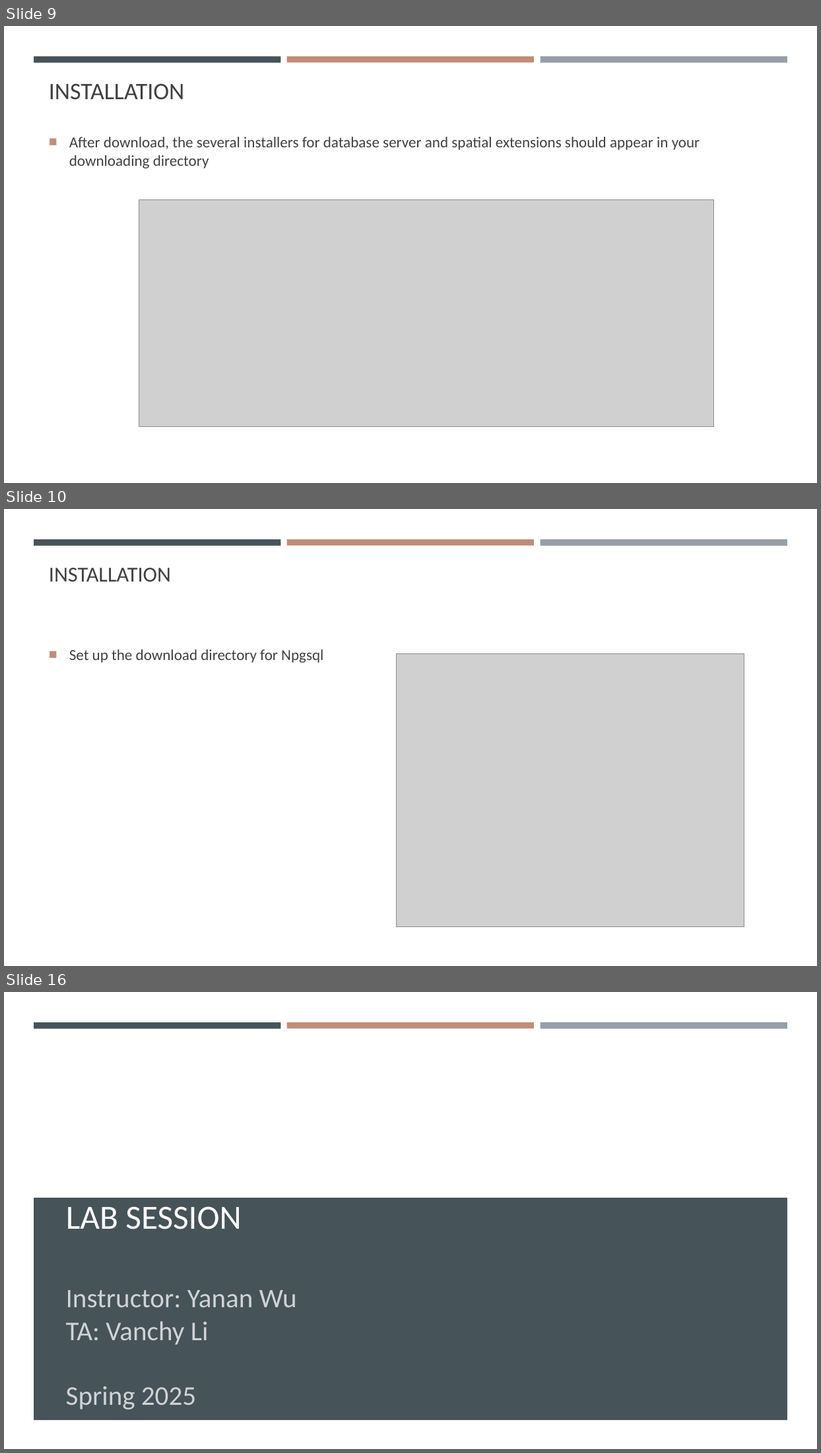
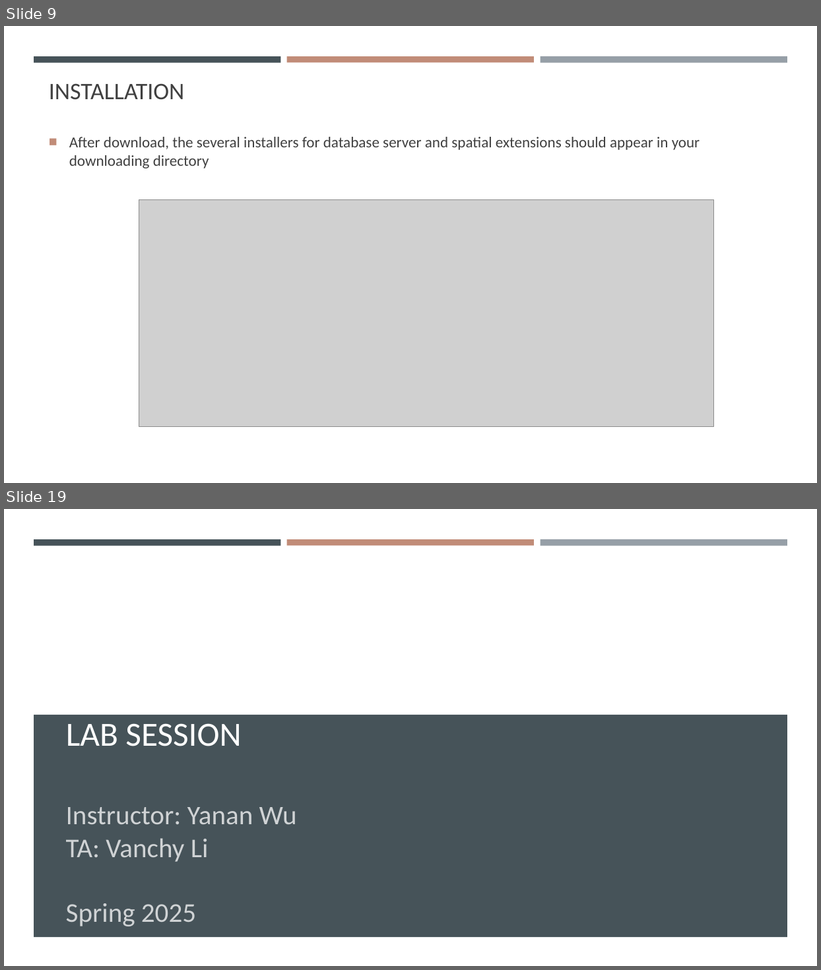
Before and after one commit to gisynw/ssj-376, a slide deck: docs/Lectures/Week02/Week02_SoftwareInstallation.pptx. Shown one above the other, each under a label of ours: slides 9, 10 and 16 before the commit, slides 9 and 19 after it; the slides between them are not shown. The pictures are 821x1453 and 821x970 pixels, drawn with LibreOffice and Linux fonts; fonts in the diff are those of the drawing; grey boxes stand for pictures; background and template pictures are left out. Boxes give left, top, right and bottom in pixels: in the first picture for what was removed or moved away, otherwise in the second. Text is boxed around its words. In the diff, an @@ line names an element or a change of style, - is before the commit and + after.

```diff
--- a/docs/Lectures/Week02/Week02_SoftwareInstallation.pptx
+++ b/docs/Lectures/Week02/Week02_SoftwareInstallation.pptx
@@ slide 10 removed at (x1=4, y1=509, x2=817, y2=966), background #FFFFFF; not listed: 3 template elements that a slide beside it also shows @@
@@ title removed at (x1=49, y1=568, x2=171, y2=582) @@
-INSTALLATION
@@ text removed at (x1=69, y1=650, x2=323, y2=663) @@
-■ Set up the download directory for Npgsql
@@ picture removed at (x1=396, y1=654, x2=745, y2=927) @@
@@ what was slide 16 is now slide 19 @@
```
Also in this commit, not shown: 6 slides changed, 6 slides added, 2 other slides removed, 1 other file.
